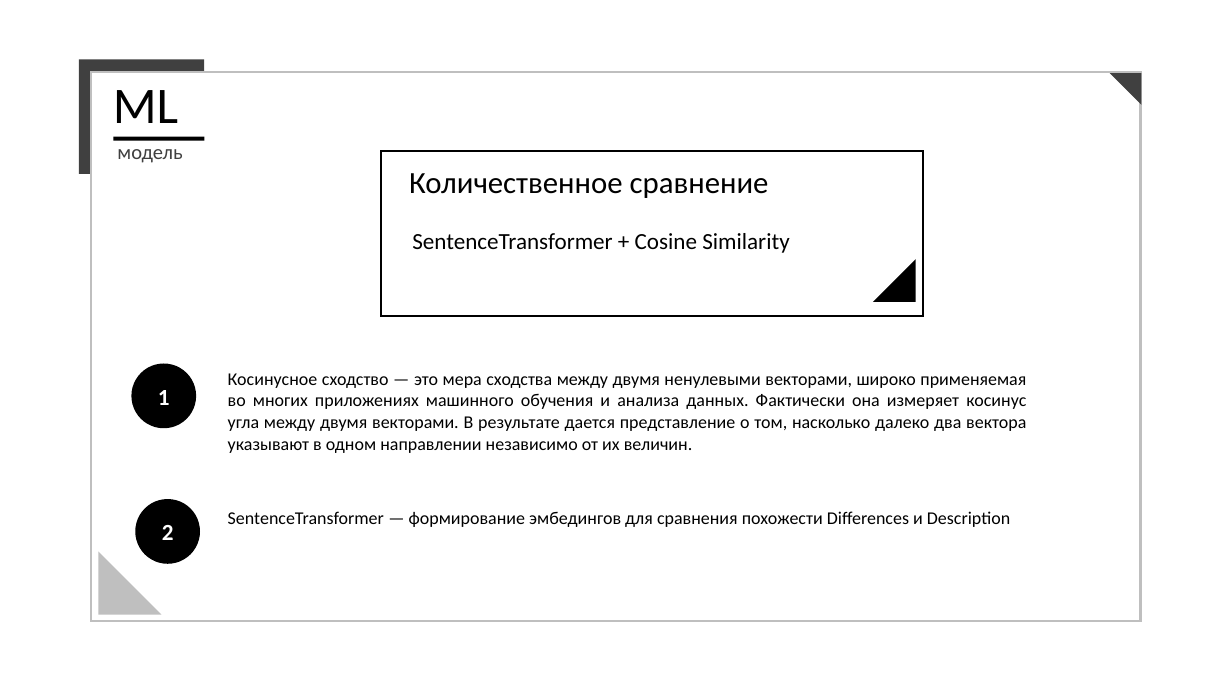
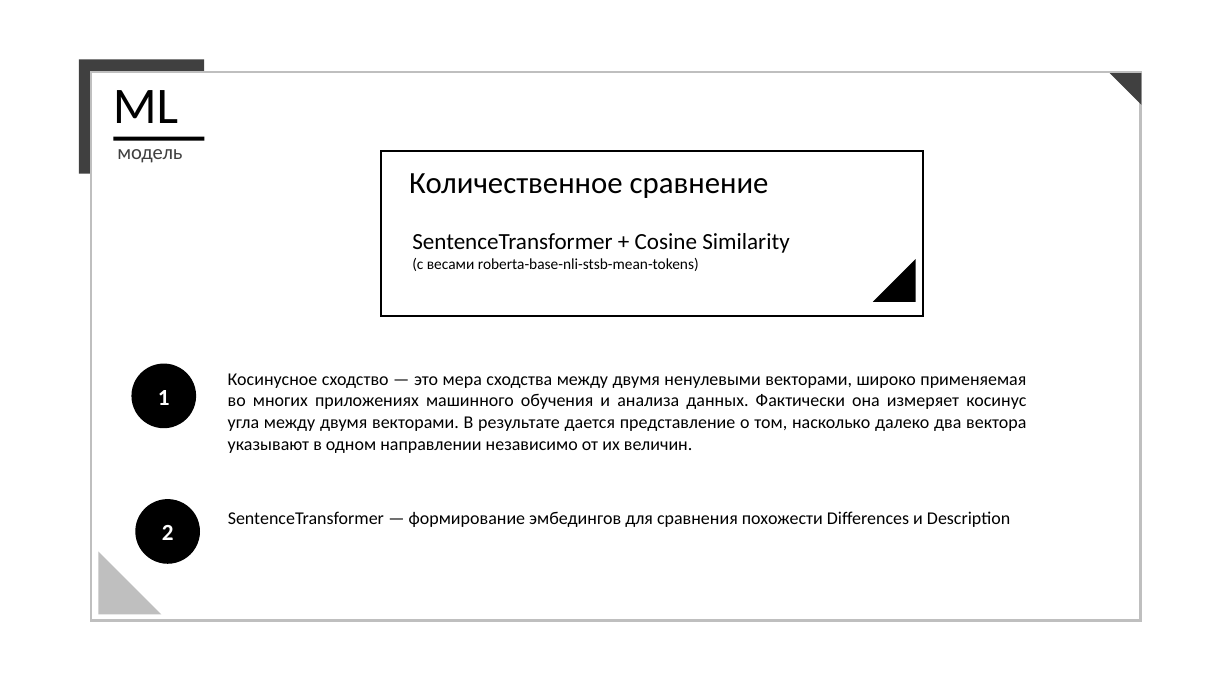
Before and after one commit to RuslanLat/atom, a slide deck: slide 11 of presentation.pptx (slide 12 before the commit). Drawn at 1232x693 pixels with LibreOffice and Linux fonts; fonts in the diff are those of the drawing. Boxes give left, top, right and bottom in pixels: in the first picture for what was removed or moved away, otherwise in the second. Text is boxed around its words. In the diff, an @@ line names an element or a change of style, - is before the commit and + after.

```diff
--- a/presentation.pptx
+++ b/presentation.pptx
@@ text at box(412, 258, 699, 271): paragraph added @@
+(с весами roberta-base-nli-stsb-mean-tokens)
```
Also in this commit, not shown: 4 other slides changed, 1 slide added, 3 slides removed, 1 other file.
